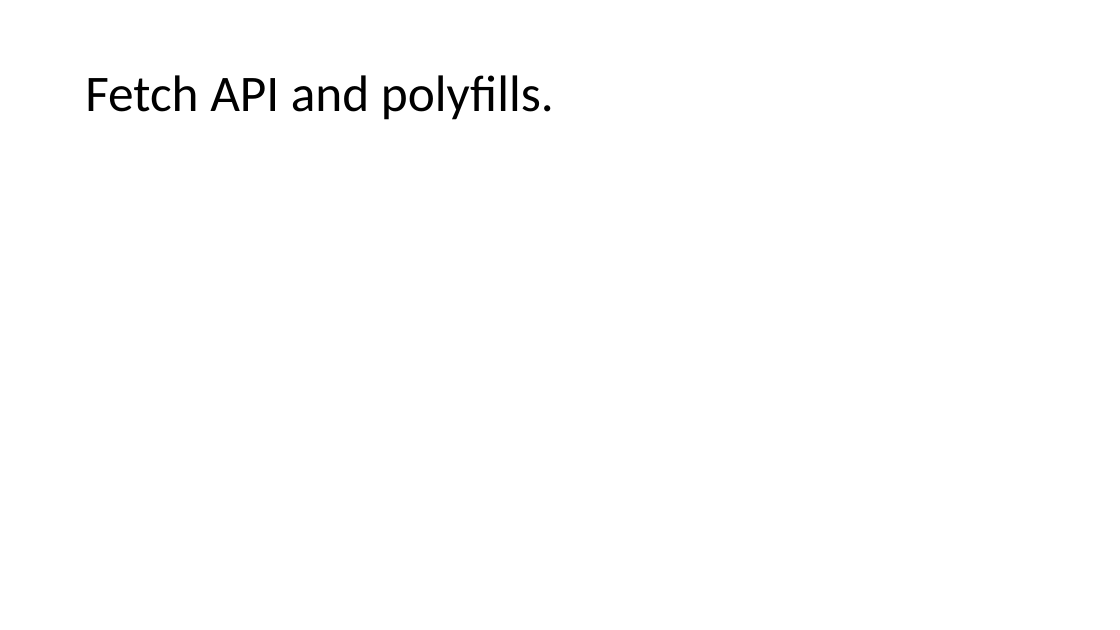
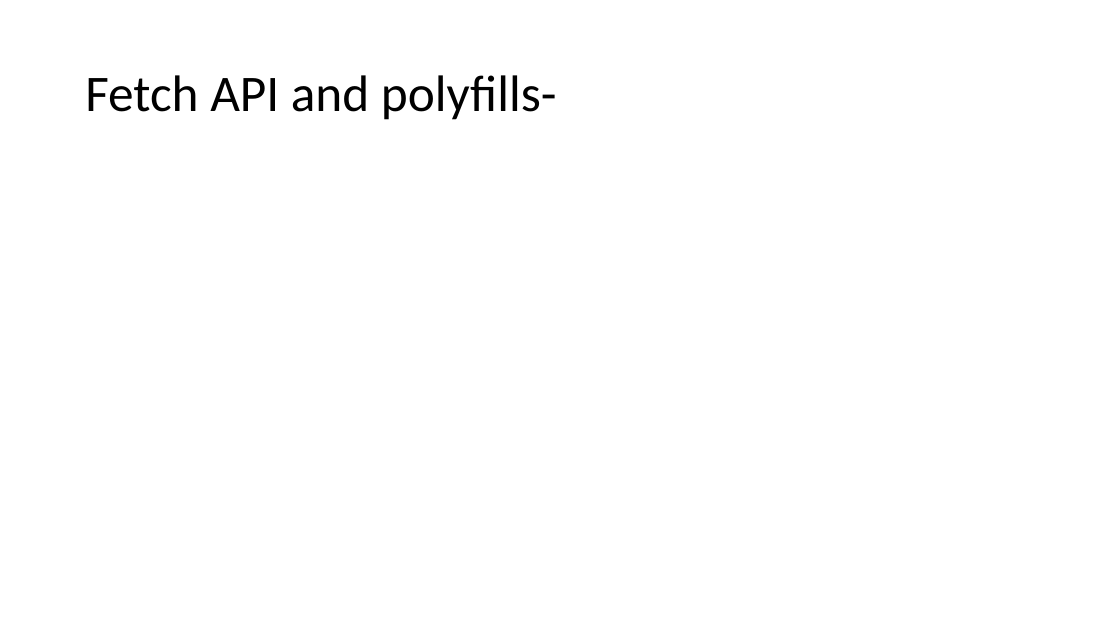
Before and after one commit to arunrajora/AJAX-Demo, a slide deck: slide 12 of AJAX Advanced.pptx. Drawn at 1120x630 pixels with LibreOffice and Linux fonts; fonts in the diff are those of the drawing. Boxes give left, top, right and bottom in pixels: in the first picture for what was removed or moved away, otherwise in the second. Text is boxed around its words. In the diff, an @@ line names an element or a change of style, - is before the commit and + after.

```diff
--- a/AJAX Advanced.pptx
+++ b/AJAX Advanced.pptx
@@ title at [85, 75, 557, 120]: text changed @@
-Fetch API and polyfills.
+Fetch API and polyfills-
```
Also in this commit, not shown: 4 other slides changed, 20 other files.
